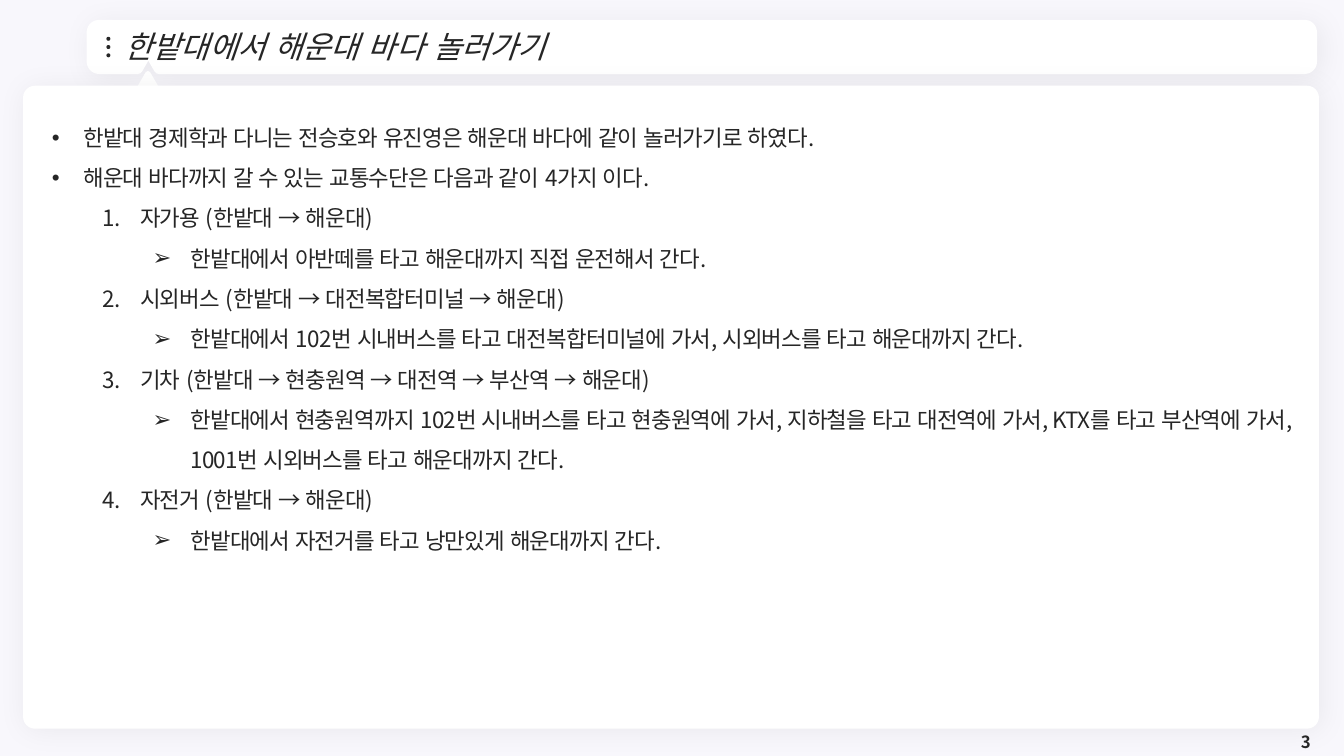
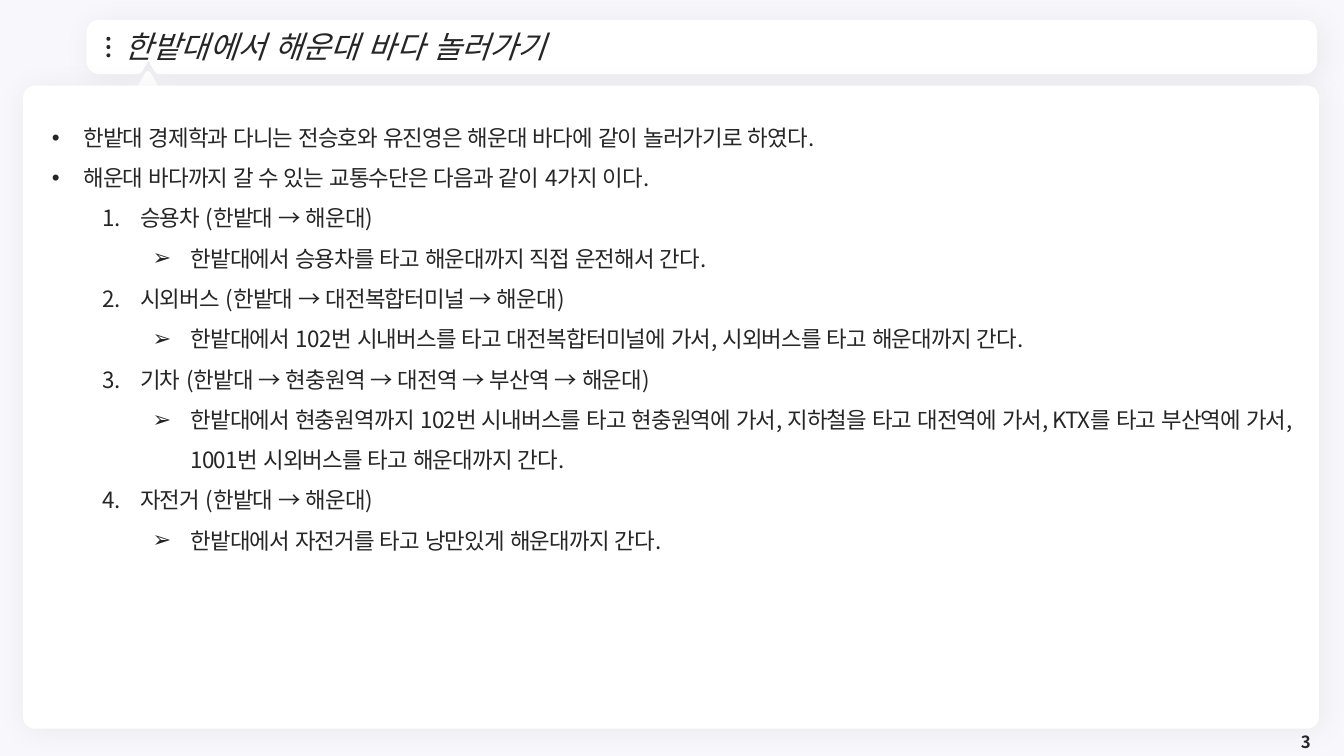
Before and after one commit to meandthey/Teaching, a slide deck: slide 3 of 생활속의 경제/01_Lectures/생활속의 경제_(에너지경제).pptx. Drawn at 1344x756 pixels with LibreOffice and Linux fonts; fonts in the diff are those of the drawing; background and template pictures are left out. Boxes give left, top, right and bottom in pixels: in the first picture for what was removed or moved away, otherwise in the second. Text is boxed around its words. In the diff, an @@ line names an element or a change of style, - is before the commit and + after.

```diff
--- a/생활속의 경제/01_Lectures/생활속의 경제_(에너지경제).pptx
+++ b/생활속의 경제/01_Lectures/생활속의 경제_(에너지경제).pptx
@@ text at [140,207,707,269]: text changed @@
-  1. 자가용 (한밭대 → 해운대)
-    ➢ 한밭대에서 아반떼를 타고 해운대까지 직접 운전해서 간다.
+  1. 승용차 (한밭대 → 해운대)
+    ➢ 한밭대에서 승용차를 타고 해운대까지 직접 운전해서 간다.
```
Also in this commit, not shown: 9 other slides changed, 2 slides added.
